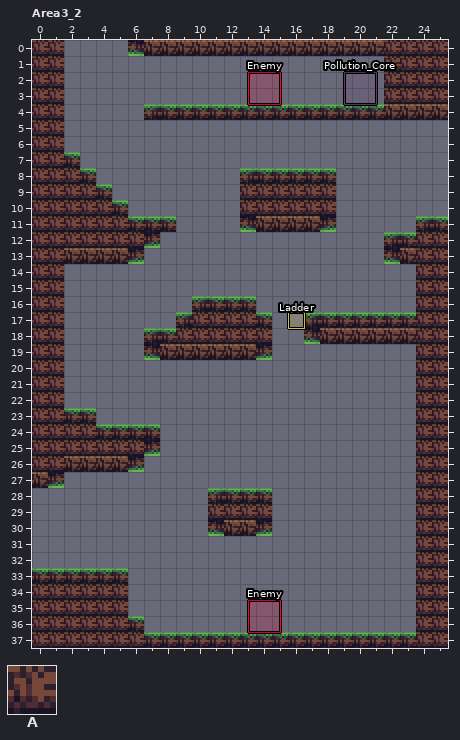
Two versions of a level (LDtk project, docs/map/map-main.ldtk). This is how it looked before the edit.
Cells are 8x8 px. Shown: Area3_2 x 0..25, y 0..37. The commit also changed other parts of the map, which this record leaves out.
Key: from "Collisions": A 1 "ground".
_ is an empty cell.
Objects are placed by their top-left corner, in cells (3,4 is the top-left corner of cell 3,4); size is 1x1 cell unless given.
Layers that did not change in this view are not listed.
Layer "Collisions" before, first column x 0:
 0 AA____AAAAAAAAAAAAAAAAAAAA
 1 AA____________________AAAA
 2 AA____________________AAAA
 3 AA____________________AAAA
 4 AA_____AAAAAAAAAAAAAAAAAAA
 5 AA________________________
 6 AA________________________
 7 AAA_______________________
 8 AAAA_________AAAAAA_______
 9 AAAAA________AAAAAA_______
10 AAAAAA_______AAAAAA_______
11 AAAAAAAAA____AAAAAA_____AA
12 AAAAAAAA______________AAAA
13 AAAAAAA_______________AAAA
14 AA______________________AA
15 AA______________________AA
16 AA________AAAA__________AA
17 AA_______AAAAAA__AAAAAAAAA
18 AA_____AAAAAAAA__AAAAAAAAA
19 AA_____AAAAAAAA_________AA
20 AA______________________AA
21 AA______________________AA
22 AA______________________AA
23 AAAA____________________AA
24 AAAAAAAA________________AA
25 AAAAAAAA________________AA
26 AAAAAAA_________________AA
27 AA______________________AA
28 ___________AAAA_________AA
29 ___________AAAA_________AA
30 ___________AAAA_________AA
31 ________________________AA
32 ________________________AA
33 AAAAAA__________________AA
34 AAAAAA__________________AA
35 AAAAAA__________________AA
36 AAAAAAA_________________AA
37 AAAAAAAAAAAAAAAAAAAAAAAAAA
Objects on layer "Entities" before:
"Enemy" rectangle at 13.5,2 size 2x2
"Ladder" rectangle at 16,17
"Enemy" rectangle at 13.5,35 size 2x2
"Pollution_Core" rectangle at 19.5,2 size 2x2
The same view after the edit:
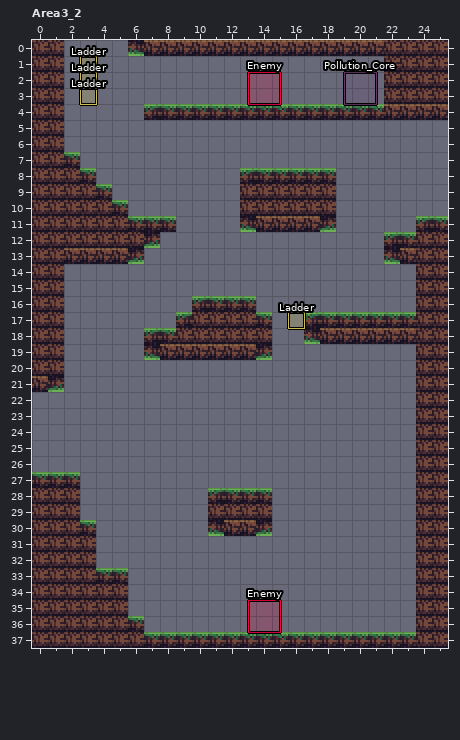
Edits made:
Layer "Collisions":
Tile A now appears in row 27 at x 2; in rows 28 to 29 at x 0 to 2; in rows 30 to 32 at x 0 to 3.
Tile A is gone in row 22 at x 0 to 1; in row 23 at x 0 to 3; in rows 24 to 25 at x 0 to 7; in row 26 at x 0 to 6.
Layer "Entities":
A new object: "Ladder" rectangle at 3,1.
A new object: "Ladder" rectangle at 3,3.
A new object: "Ladder" rectangle at 3,2.
